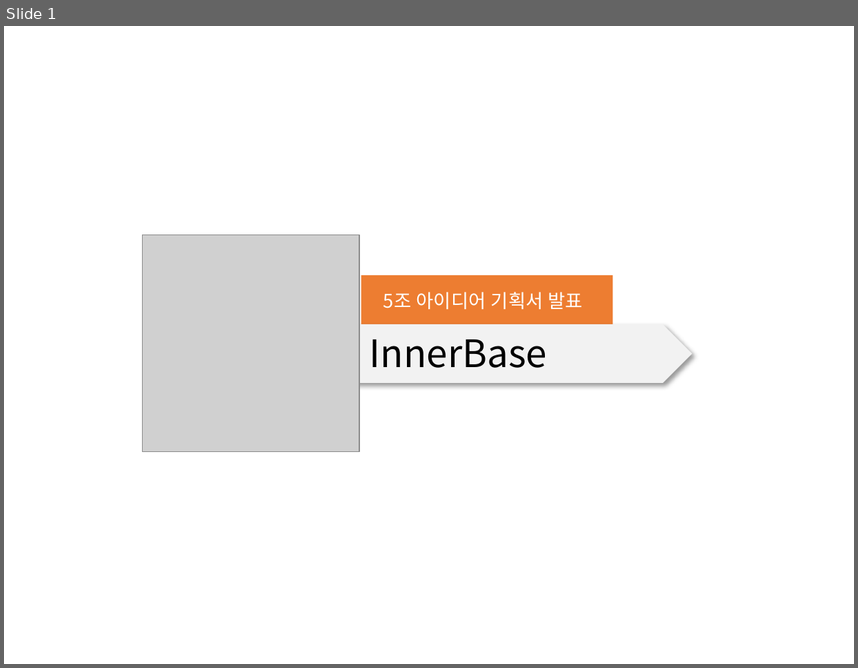
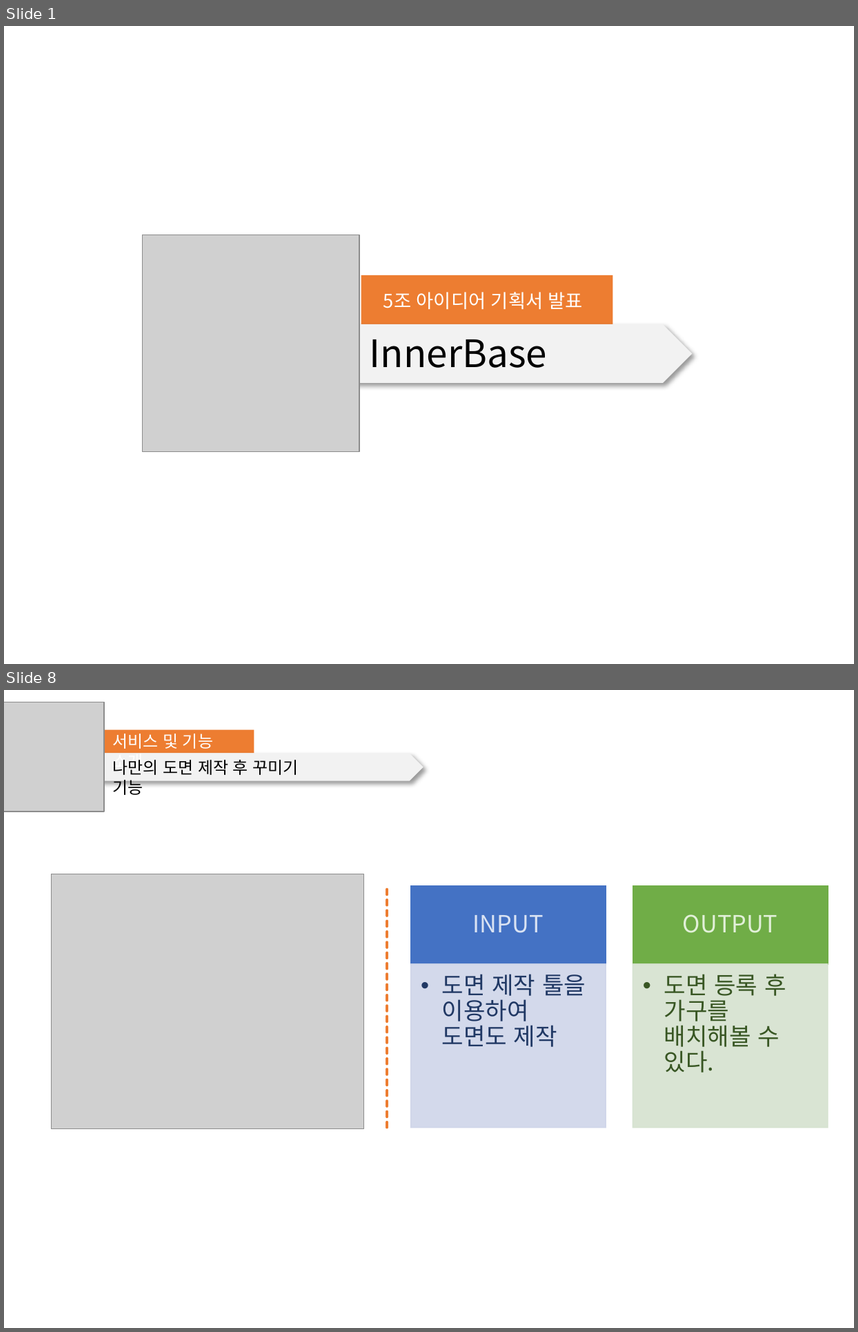
Before and after one commit to Bik00/WD3A5_Project, a slide deck: 기획서/03_기획 발표 프레젠테이션.pptx. Shown one above the other, each under a label of ours: slide 1 before the commit, slides 1 and 8 after it; the slides between them are not shown. The pictures are 858x668 and 858x1332 pixels, drawn with LibreOffice and Linux fonts; fonts in the diff are those of the drawing; grey boxes stand for pictures. Boxes give left, top, right and bottom in pixels: in the first picture for what was removed or moved away, otherwise in the second. Text is boxed around its words. In the diff, an @@ line names an element or a change of style, - is before the commit and + after.

```diff
--- a/기획서/03_기획 발표 프레젠테이션.pptx
+++ b/기획서/03_기획 발표 프레젠테이션.pptx
@@ slide 8 added at (4,690,854,1328), background #FFFFFF @@
@@ picture added at (4,702,103,811) @@
@@ rectangle added at (83,730,254,753), fill #ED7D31 @@
@@ text added at (112,733,213,771), 14 pt, text #FFFFFF @@
+서비스 및 기능 소개
@@ pentagon arrow added at (64,753,423,781), fill #F2F2F2 @@
@@ text added at (112,760,299,795), 14 pt, text #000000 @@
+나만의 도면 제작 후 꾸미기 기능
@@ picture added at (52,874,364,1129) @@
@@ line added from (388, 889) to (388, 1129), #ED7D31 2.25 pt dashed @@
@@ group added at (411,887,828,1127): 4 rectangles, 4 texts @@
+INPUT
+  •• 도면 제작 툴을 이용하여 도면도 제작
+OUTPUT
+  •• 도면 등록 후 가구를 배치해볼 수 있다.
```
Also in this commit, not shown: 16 other slides added, 13 other files.
